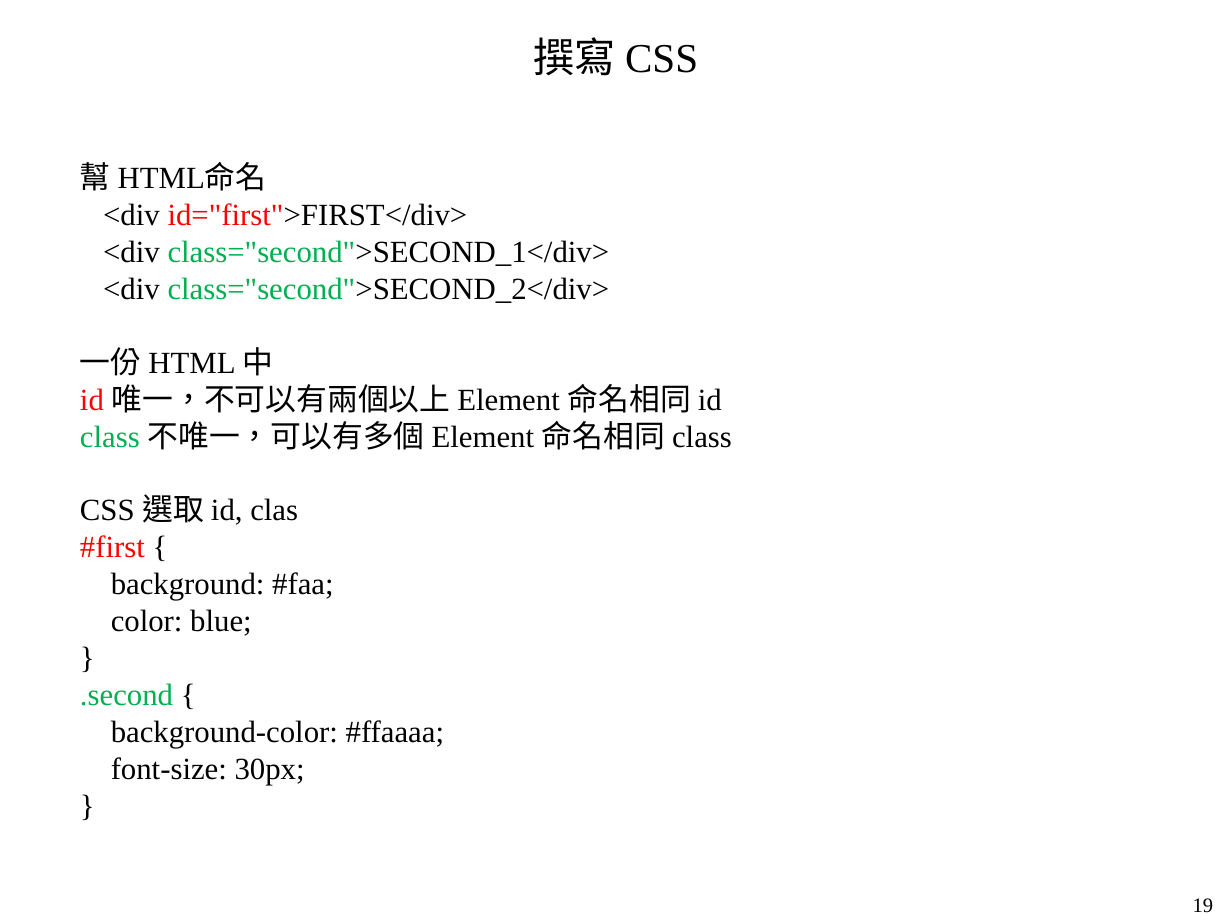
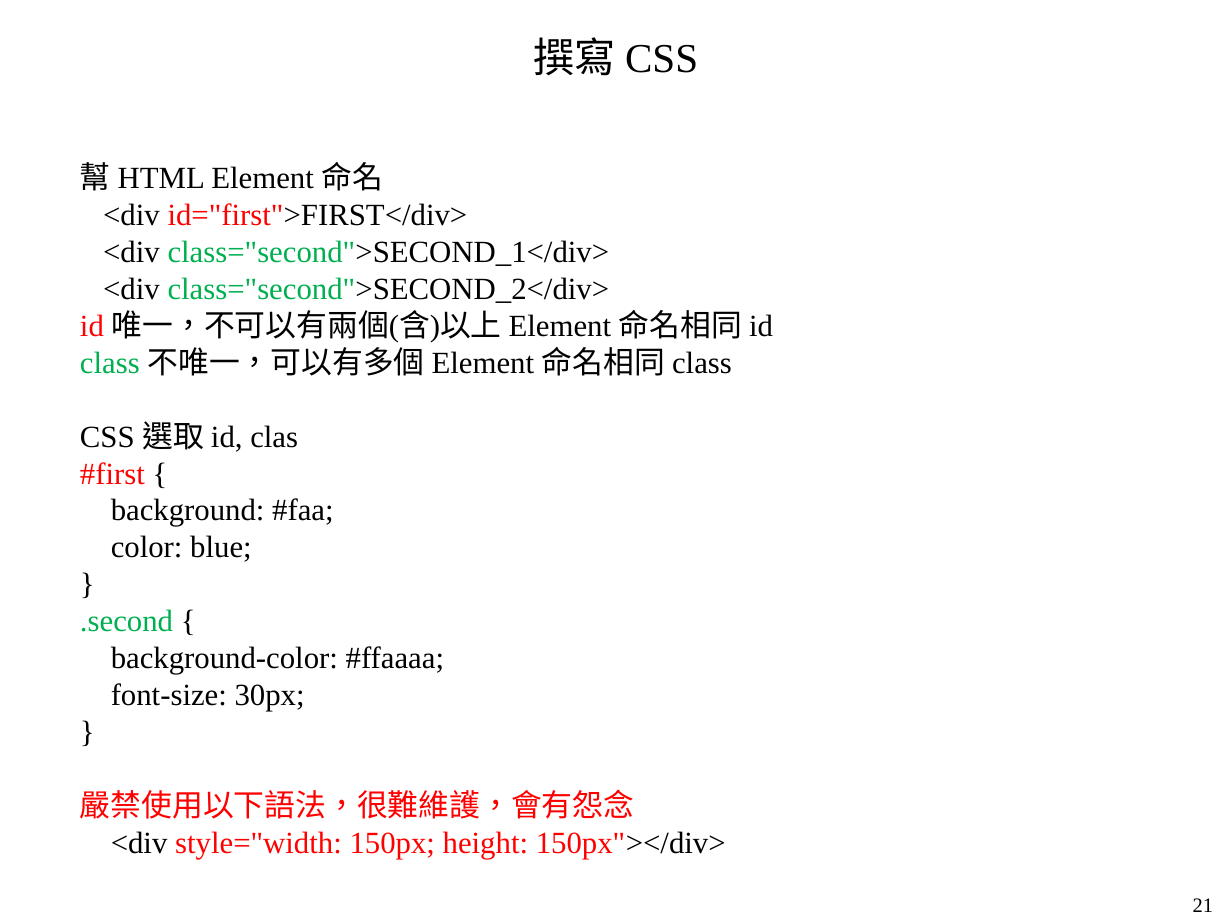
Before and after one commit to mar120434/2021_web_tutor, a slide deck: slide 21 of 靜態網頁.pptx. Drawn at 1232x924 pixels with LibreOffice and Linux fonts; fonts in the diff are those of the drawing. Boxes give left, top, right and bottom in pixels: in the first picture for what was removed or moved away, otherwise in the second. Text is boxed around its words. In the diff, an @@ line names an element or a change of style, - is before the commit and + after.

```diff
--- a/靜態網頁.pptx
+++ b/靜態網頁.pptx
@@ text at (80, 162, 384, 191): text changed @@
-幫 HTML命名
+幫 HTML Element 命名
@@ text at (80, 310, 773, 343): text changed @@
-一份 HTML 中
-id 唯一，不可以有兩個以上 Element 命名相同 id
+id 唯一，不可以有兩個(含)以上 Element 命名相同 id
@@ text at (80, 790, 726, 859): paragraphs added @@
+嚴禁使用以下語法，很難維護，會有怨念
+<div style="width: 150px; height: 150px"></div>
@@ text at (1193, 898, 1213, 912): text changed @@
-19
+21
```
Also in this commit, not shown: 2 other slides changed, 4 slides added, 1 other file.
